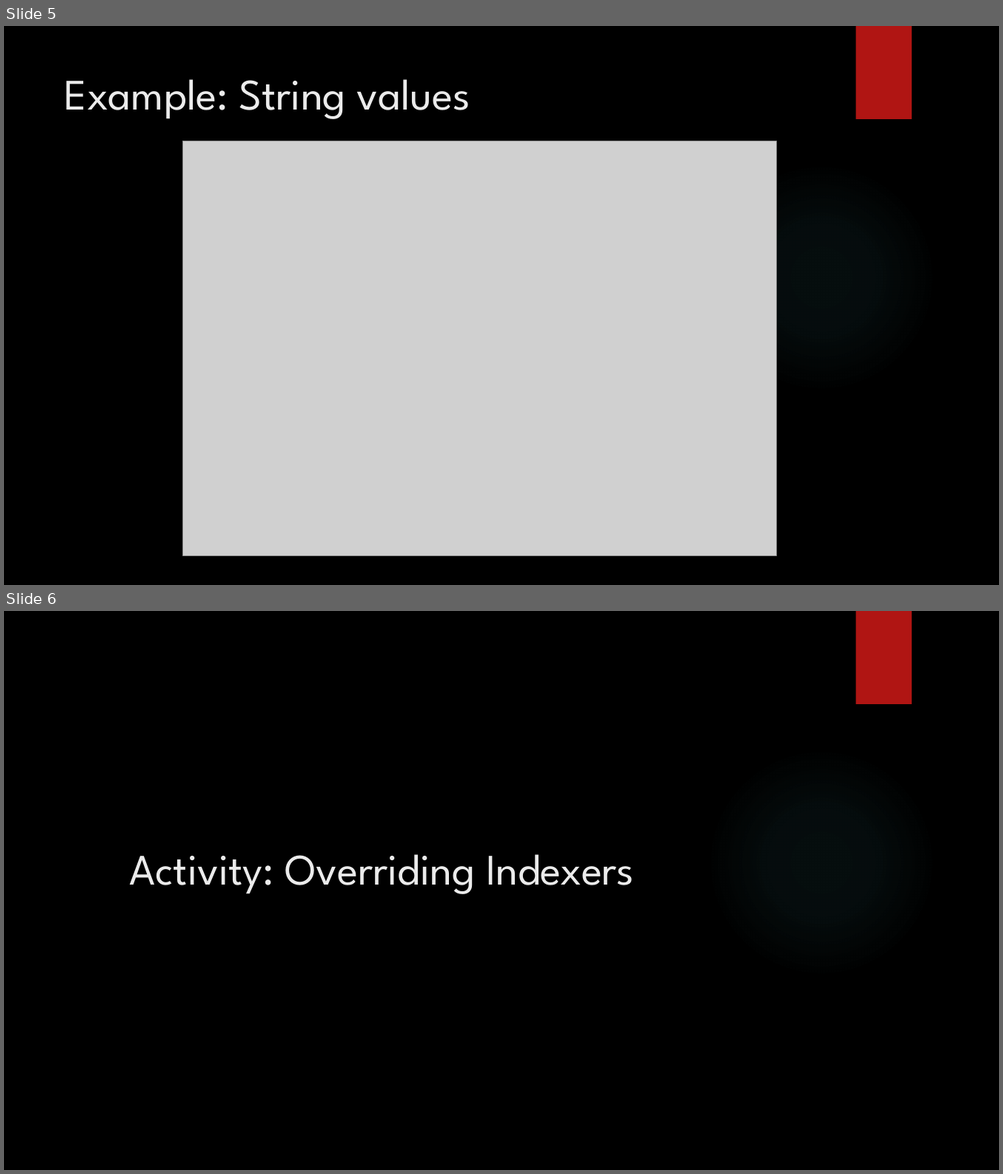
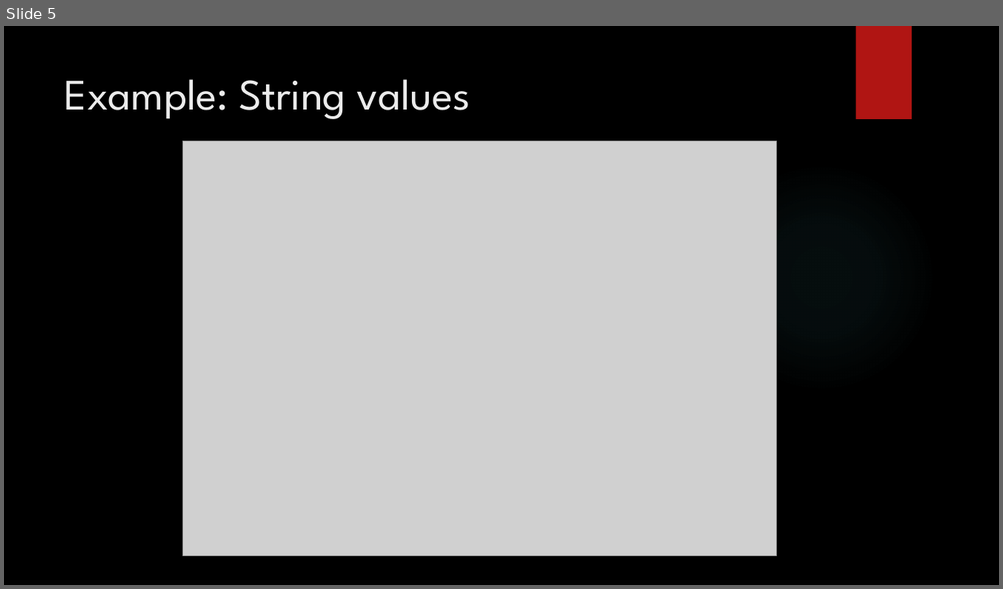
Before and after one commit to J-O-K-E-R/3717, a slide deck: 3951/Indexes.pptx. Shown one above the other, each under a label of ours: slides 5 and 6 before the commit, slide 5 after it. The pictures are 1003x1174 and 1003x589 pixels, drawn with LibreOffice and Linux fonts; fonts in the diff are those of the drawing; grey boxes stand for pictures; background and template pictures are left out. Boxes give left, top, right and bottom in pixels: in the first picture for what was removed or moved away, otherwise in the second. Text is boxed around its words. In the diff, an @@ line names an element or a change of style, - is before the commit and + after.

```diff
--- a/3951/Indexes.pptx
+++ b/3951/Indexes.pptx
@@ slide 6 removed at bbox=[4, 611, 999, 1170], background picture (left out); not listed: 2 template elements that a slide beside it also shows @@
@@ title removed at bbox=[130, 854, 634, 894] @@
-Activity: Overriding Indexers
```
Also in this commit, not shown: 3 slides changed, 2 slides added, 1 other slide removed.
